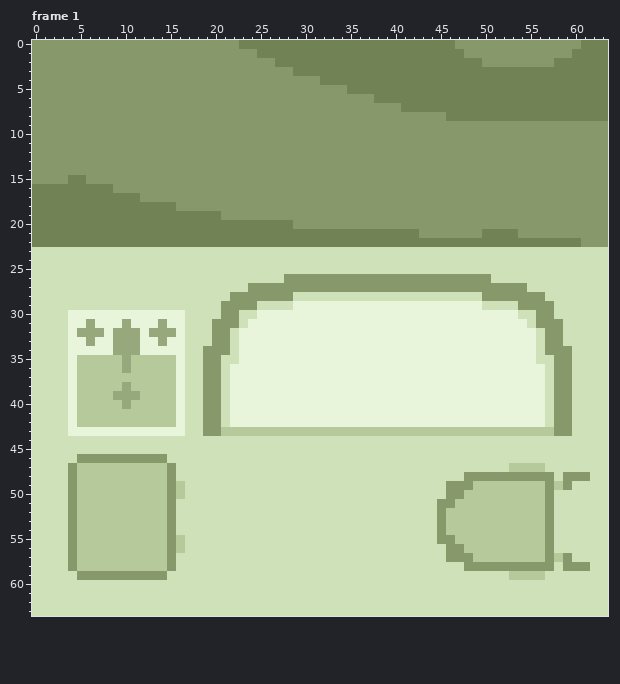
Two versions of one pixel-art file, Art/Scenes/cleaning/cleaning.aseprite. Above, as it was before the edit.
64x64 pixels, 8 frames. Shown: frame 1. The commit also changed other frames, which this record leaves out.
The same view after the edit:
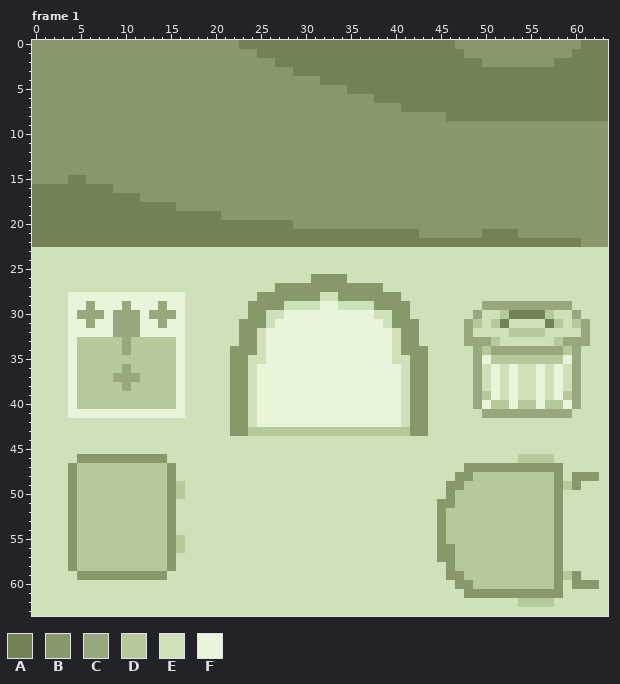
Palette (. is transparent): A #718355  B #87986a  C #97a97c  D #b5c99a  E #cfe1b9  F #e9f5db
Changes in this commit:
layer "Layer 1" added
Changed rows in their new state; - is an unchanged pixel.
Frame 1:
first column x 4:
26 ------------------------EEE----EEEEEEEEEEEEEEEE------------
27 --------------------EEE------------EEEEEEEEEEEEEEEE--------
28 FFFFFFFFFFFFF-----EEE----BBB--BBBBBBB---------EEEEEEE------
29 FFCFFFCFFFCFF----EEE-BBB-EEE--EEEEBBBBEEEEEEEECCCCCCCCCC---
30 -CCC-CCC-CCC-----EE-BBEE----------EEBBEEEEEEECEEDAAAAD--C--
31 -----C-C--------EEEBBBE------------EBBBEEEEECDEDAEE-EAD-DC-
32 -FFF-----FFF----EE-BBE--------------EBBEEEEECEEEEDDDDEE--C-
33 -DDDDD-DDDDD----EE-BBE--------------EBBEEEEECCCDEEEE-EDCCC-
34 -DDDDD-DDDDD---EEEBBBE--------------EBBBEEEEECDCCCCCCCCDC--
35 ------D--------EE-BBEE--------------EEBBEEEEEC-DDDDDDDDFC--
36 ---------------EE-BBE----------------EBBEEEEECE-E-EE--FEC--
37 -----CCC-------EE-BBE----------------EBBEEEEECE-E-EE--FEC--
38 ---------------EE-BBE----------------EBBEEEEECE-E-EE--FEC--
39 -----DDD-------EE-BBE----------------EBBEEEEECD-E-EE--FDC--
40 ------D--------EE-BBE----------------EBBEEEEEC-DD-DD-DDFC--
41 -FFFFFFFFFFF---EE-BBE----------------EBBEEEEEECCCCCCCCCC---
42 EEEEEEEEEEEEE--EE-BBE----------------EBBEEEEEEEEEEEEE-EE---
43 EEEEEEEEEEEEE--EEEBB------------------BBEEEEEEEEEEEEEEEE---
46 --------------------------------------------------DDDD-----
47 --------------------------------------------BBBBBBBBBBB----
48 -------------------------------------------B-DDDDDDDDDBE--B
49 --------------------------------------------D--------DBDB--
50 -------------------------------------------D---------DB----
51 -----------------------------------------------------DB----
52 -----------------------------------------------------DB----
53 -----------------------------------------------------DB----
54 -----------------------------------------------------DB----
55 ------------------------------------------D----------DB----
56 -----------------------------------------B-D---------DB----
57 -----------------------------------------B-DD--------DBE---
58 ------------------------------------------BDDDDDDDDDDDBEEE-
59 ------------------------------------------BBDDDDD----DBDB--
60 -------------------------------------------BBDDDDDDDDDB-BBB
61 --------------------------------------------BBBBBBBBBBB----
62 --------------------------------------------------DDDD-----
